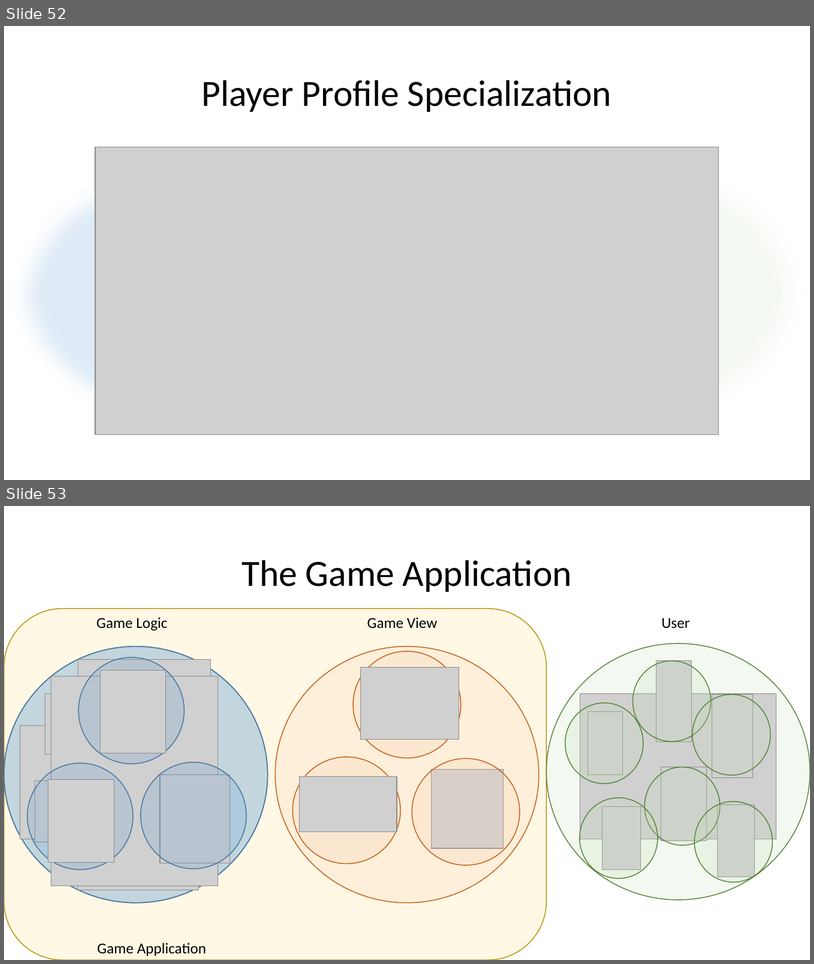
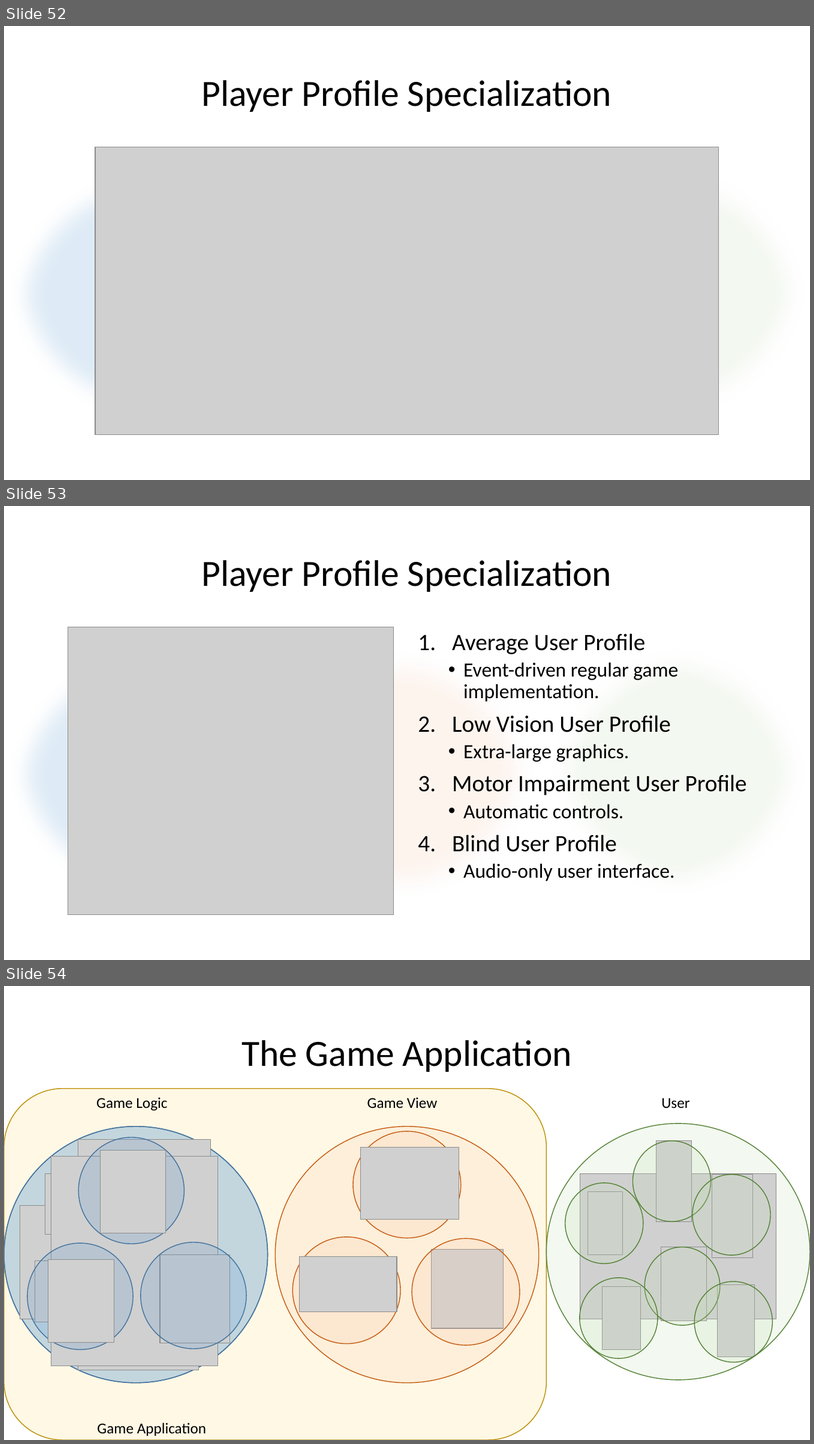
Before and after one commit to francogarcia/uge, a slide deck: doc/UGE in a Nutshell.pptx. Shown one above the other, each under a label of ours: slides 52 and 53 before the commit, slides 52, 53 and 54 after it. The pictures are 814x964 and 814x1444 pixels, drawn with LibreOffice and Linux fonts; fonts in the diff are those of the drawing; grey boxes stand for pictures. Boxes give left, top, right and bottom in pixels: in the first picture for what was removed or moved away, otherwise in the second. Text is boxed around its words. In the diff, an @@ line names an element or a change of style, - is before the commit and + after.

Commit message:
Inserted an image to illustrate the results.

```diff
--- a/doc/UGE in a Nutshell.pptx
+++ b/doc/UGE in a Nutshell.pptx
@@ slide 53 added at box(4, 506, 810, 960), background #FFFFFF @@
@@ title added at box(202, 560, 612, 592), 44 pt, text #000000 @@
+Player Profile Specialization
@@ picture added at box(68, 627, 394, 915) @@
@@ ellipse added at box(4, 646, 268, 903), fill #5B9BD5 at 20% opacity @@
@@ ellipse added at box(276, 646, 539, 903), fill #F8CBAD at 20% opacity @@
@@ text added at box(452, 633, 747, 881), 24 pt, text #000000 @@
+1. Average User Profile
+  • Event-driven regular game implementation.
+2. Low Vision User Profile
+  • Extra-large graphics.
+3. Motor Impairment User Profile
+  • Automatic controls.
+4. Blind User Profile
+  • Audio-only user interface.
@@ ellipse added at box(546, 643, 810, 900), fill #C5E0B4 at 20% opacity @@
@@ what was slide 53 is now slide 54 @@
```
